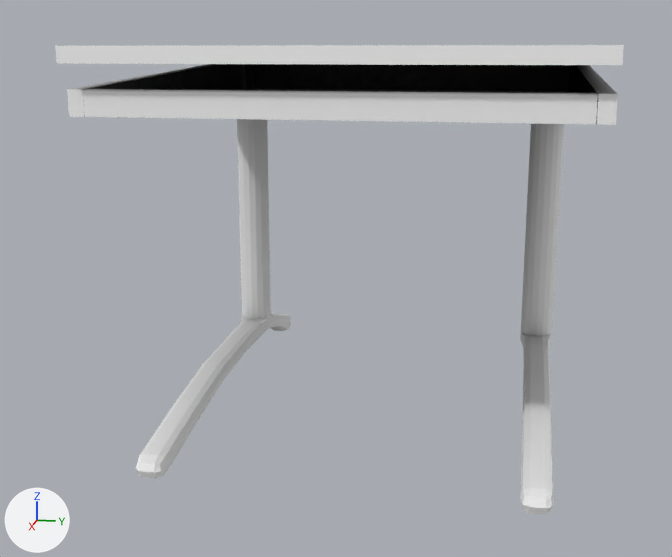
What one commit did to the Blender file Assets/Models/PulpettiJotaTarvitaan.blend.
Both versions are drawn from a 50 mm camera at (9.8, 9.87, 1.04) aimed at (-0.02, 7.9, -1.41). The axes (+X, +Y, +Z) are drawn at lower left. The lights are the same throughout.

In view in the first picture: 'Pulpetti.001'.
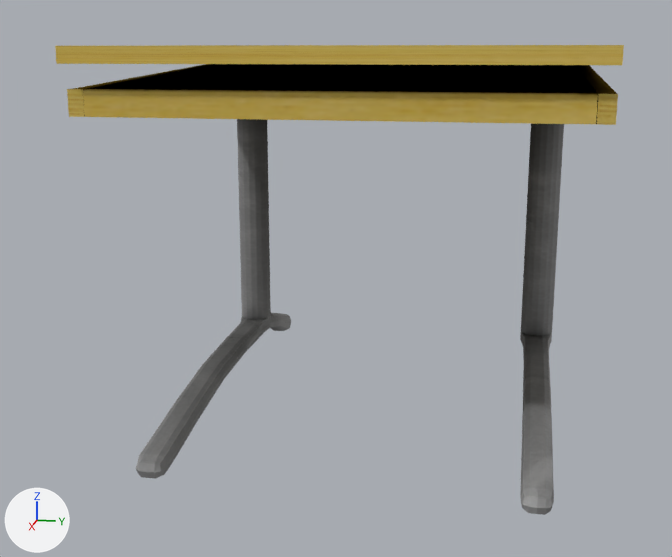
Commit message: Fixed the student table

What differs and where, as boxes [x1, y1, x2, y2] in the pictures (672 x 557 px):
'Pulpetti.001', surface changed: [55, 45, 624, 515] in both

The edits, one by one:
Picture 'PulpettiTekstur copy.png' (img_pulpettitekstur_copy_png) is new.
Material 'Material.005' (mat_material_005) changes its picture from img_pulpettiuuvee to img_pulpettitekstur_copy_png.
